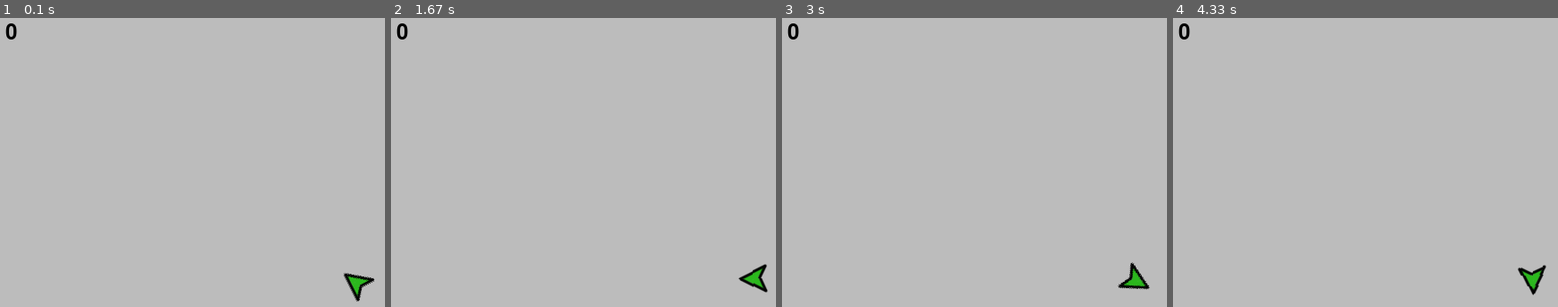
Above: before the commit, frames 1-4 (left to right).
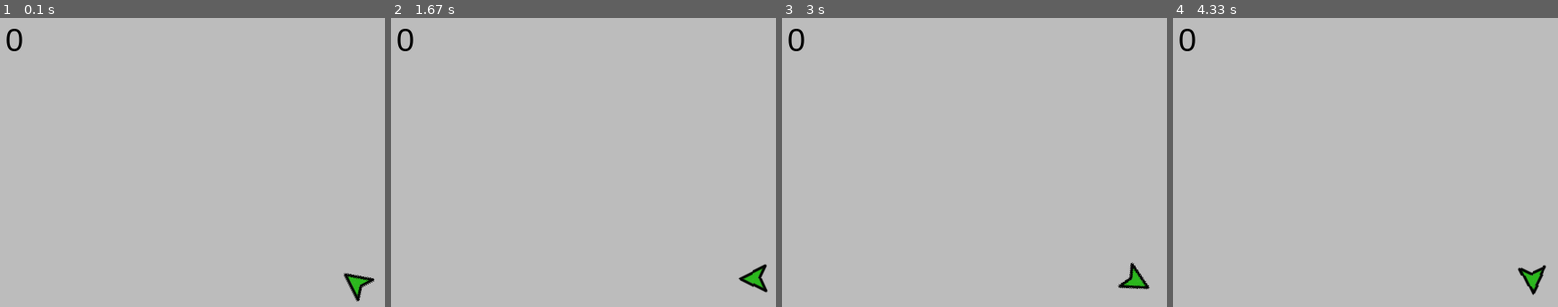
Above: after the commit, the same moments.

Repository: lucky131/PyGames
Game: pygame game, started from plane.py
Two runs of this game, one before a commit and one after it. Both use one fixed random seed, a clock stepped at 60 frames per second and the inputs below.
Inputs (mouse positions are in pixels of both pictures, inside the frame that each line leads up to):
- Up to frame 1 (0.1 s): no input
- Up to frame 2 (1.67 s): hold D 0.33-0.8 s; move the mouse to (722, 306) at 0.37 s; hold W 0.83-1.13 s; move the mouse to (outside the picture) at 0.87 s; hold D 1.17-1.63 s; move the mouse to (575, 286) at 1.2 s
- Up to frame 3 (3 s): hold A 1.67-2.2 s; move the mouse to (916, 200) at 1.7 s; hold S 2.23-2.53 s; move the mouse to (outside the picture) at 2.27 s; hold A 2.57-2.97 s; move the mouse to (outside the picture) at 2.6 s
- Up to frame 4 (4.33 s): hold W 3-3.37 s; move the mouse to (1542, 101) at 3.03 s; hold D 3.4-4.03 s; move the mouse to (1273, 266) at 3.43 s; hold S from 4.07 s (still down); move the mouse to (outside the picture) at 4.1 s

The runs differ from the first frame. In frame 1, 0.2% of the frame differs, in the area x 1-6%, y 1-12%; in frame 2, 0.2%; in frame 3, 0.2%; in frame 4, 0.2%.

Commit message:
修改字体

Diff:
--- a/plane.py
+++ b/plane.py
@@ -48,7 +48,7 @@
     screen.fill((188, 188, 188))
 
     # HUD
-    scoreFont = pg.font.Font(None, 36)
+    scoreFont = pg.font.SysFont('arial', 36)
     scoreText = scoreFont.render(str(score), 1, (0, 0, 0))
     scoreRect = scoreText.get_rect()
     scoreRect.topleft = [10, 10]
@@ -225,7 +225,7 @@
 
 # 失败
 screen.fill((0, 0, 0))
-loseFont = pg.font.Font(None, 60)
+loseFont = pg.font.SysFont('arial', 60)
 loseText = loseFont.render("you lose  score: " + str(score), 1, (255, 0, 0))
 loseRect = loseText.get_rect()
 loseRect.centerx = screen.get_rect().centerx
Binary file removed: img/ball.png
Not shown, changed: .gitignore
